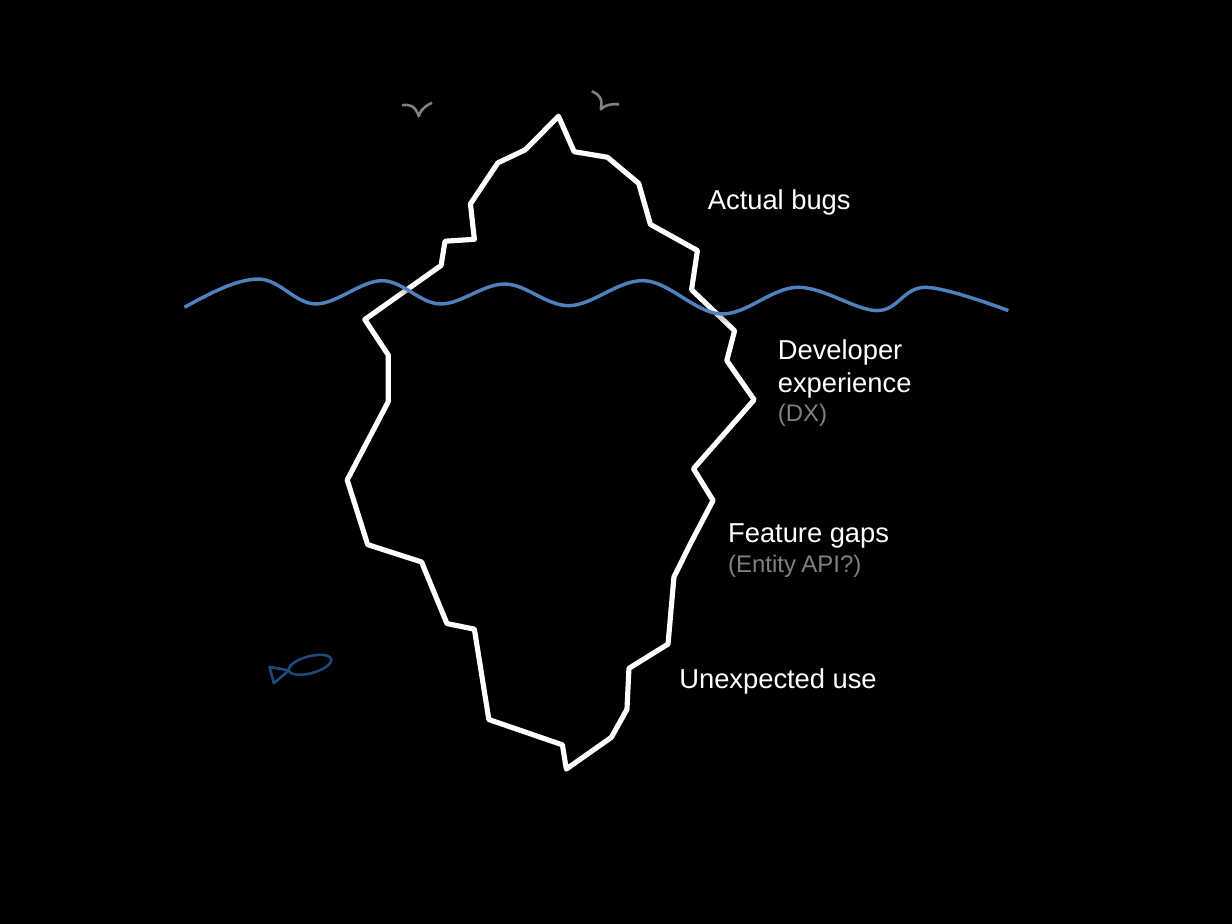
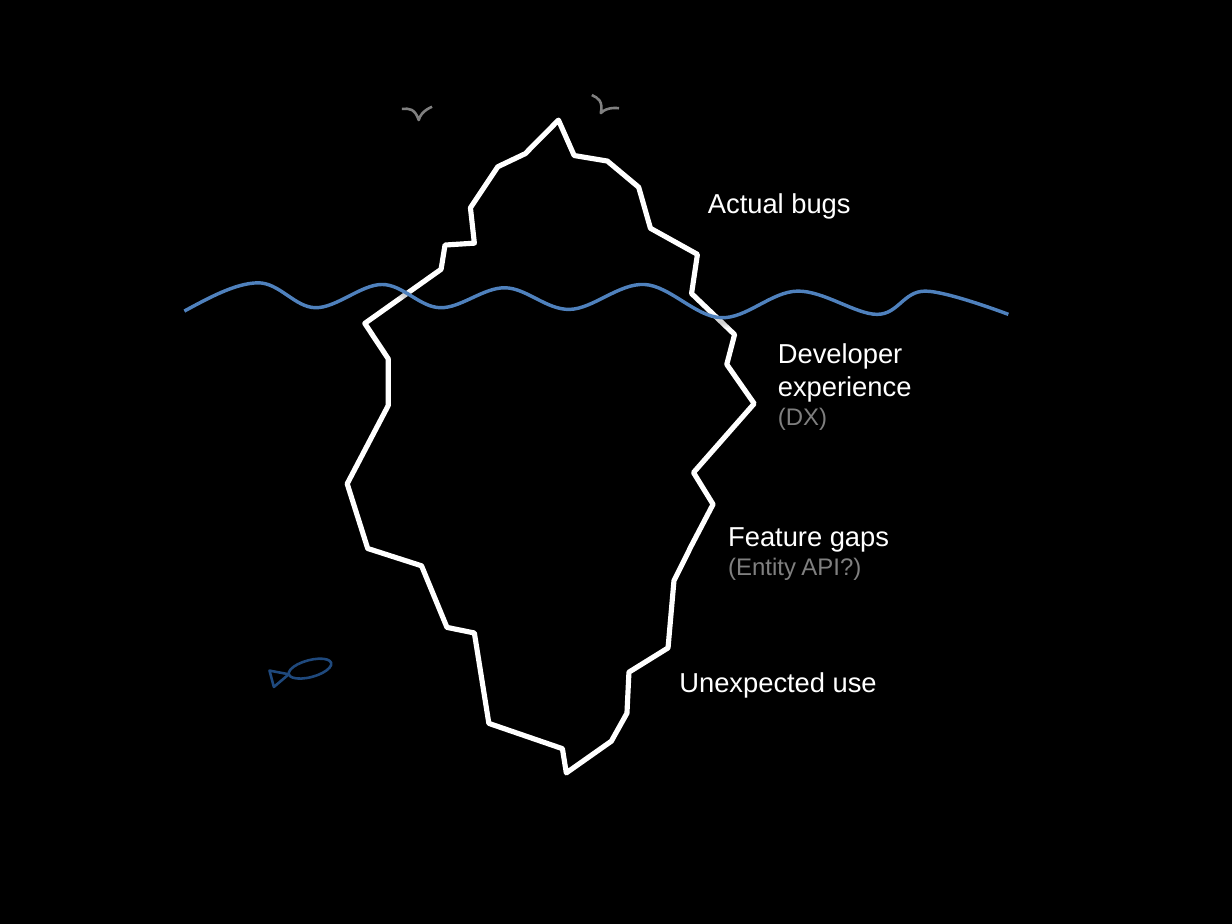
Before and after one commit to socketwench/exampleModuleAintCore, a slide deck: slide 48 of src/exampleModuleAintCore.pptx (slide 50 before the commit). Drawn at 1232x924 pixels with LibreOffice and Linux fonts; fonts in the diff are those of the drawing. Boxes give left, top, right and bottom in pixels: in the first picture for what was removed or moved away, otherwise in the second. Text is boxed around its words. In the diff, an @@ line names an element or a change of style, - is before the commit and + after.

```diff
--- a/src/exampleModuleAintCore.pptx
+++ b/src/exampleModuleAintCore.pptx
@@ 4 texts, 4 freeform shapes, 1 ellipse, 1 triangle: place and size @@
-4 texts, 4 freeform shapes, 1 ellipse, 1 triangle at [185,90,1009,769]
+4 texts, 4 freeform shapes, 1 ellipse, 1 triangle at [185,93,1009,772]
```
Also in this commit, not shown: 14 slides added, 1 slide removed, 9 other files.
